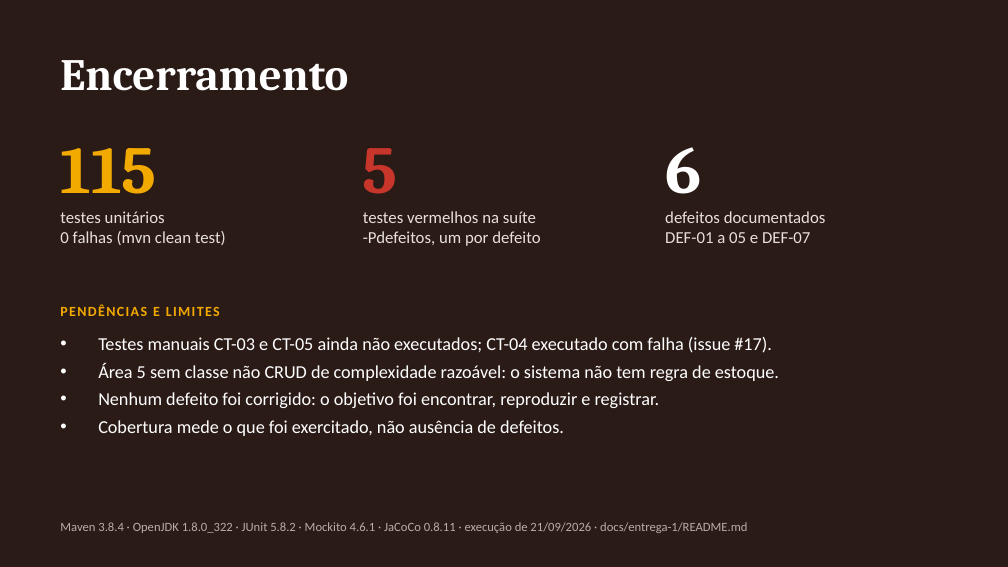
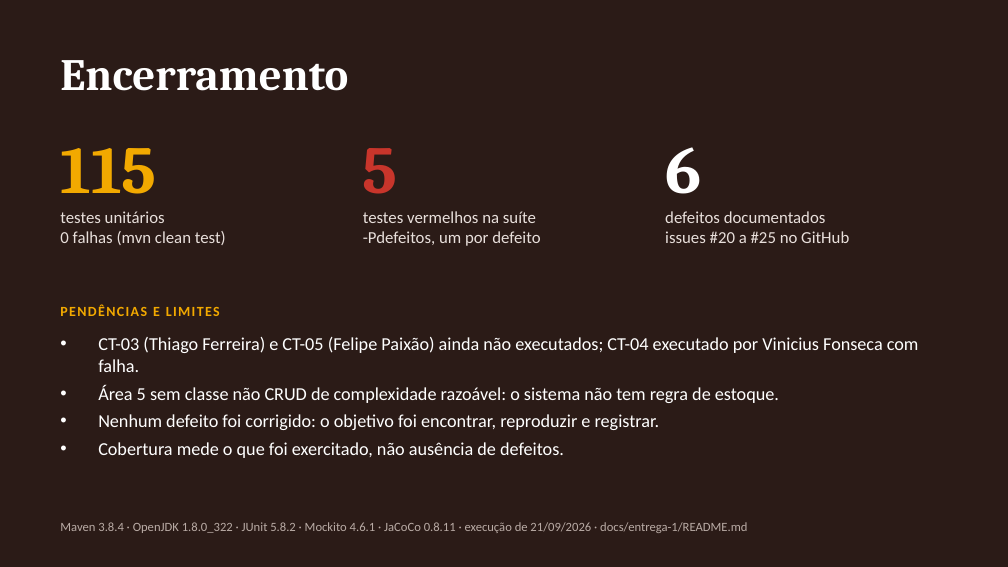
Before and after one commit to vini-pinheiro/trabalho-qualidade-e-teste-de-software, a slide deck: slide 12 of docs/entrega-1/apresentacao/apresentacao-entrega-1.pptx. Drawn at 1008x567 pixels with LibreOffice and Linux fonts; fonts in the diff are those of the drawing. Boxes give left, top, right and bottom in pixels: in the first picture for what was removed or moved away, otherwise in the second. Text is boxed around its words. In the diff, an @@ line names an element or a change of style, - is before the commit and + after.

Commit message:
docs: roteiro em formato teleprompter e ajustes na apresentação
- falas reescritas em linguagem falada, uma ideia por linha, com marcações de pausa
- cartões de situação e de defeito passam a nomear o responsável e a issue
- Thiago Ferreira em clientes e Felipe Paixão em estoque
- roteiro em PDF paisagem, fonte grande, com cabeçalho de quem fala em cada página

```diff
--- a/docs/entrega-1/apresentacao/apresentacao-entrega-1.pptx
+++ b/docs/entrega-1/apresentacao/apresentacao-entrega-1.pptx
@@ text at bbox=[665, 231, 849, 243]: text changed @@
-DEF-01 a 05 e DEF-07
+issues #20 a #25 no GitHub
@@ text at bbox=[98, 337, 919, 372]: text changed @@
-• Testes manuais CT-03 e CT-05 ainda não executados; CT-04 executado com falha (issue #17).
+• CT-03 (Thiago Ferreira) e CT-05 (Felipe Paixão) ainda não executados; CT-04 executado por Vinicius Fonseca com falha.
```
Also in this commit, not shown: 8 other slides changed, 3 other files.
